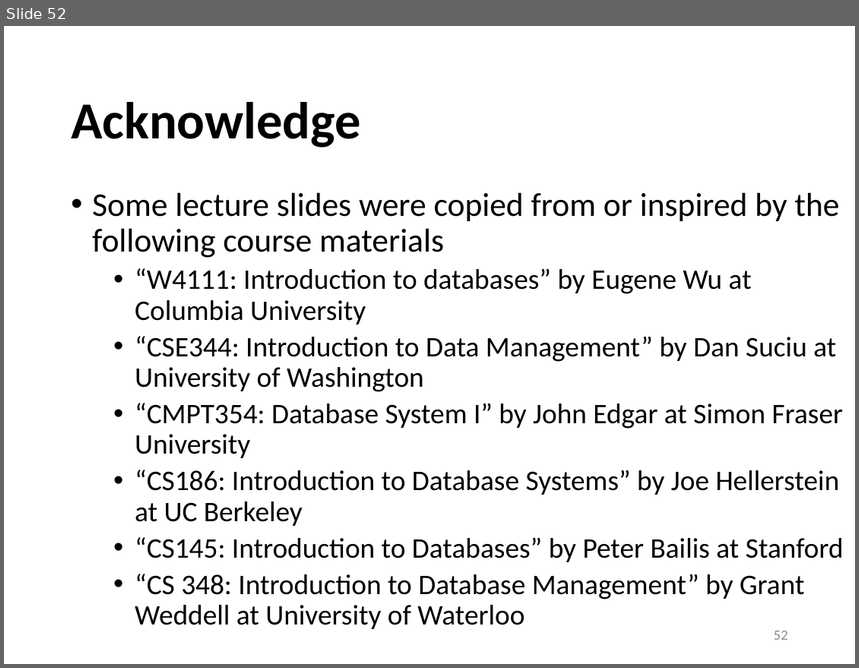
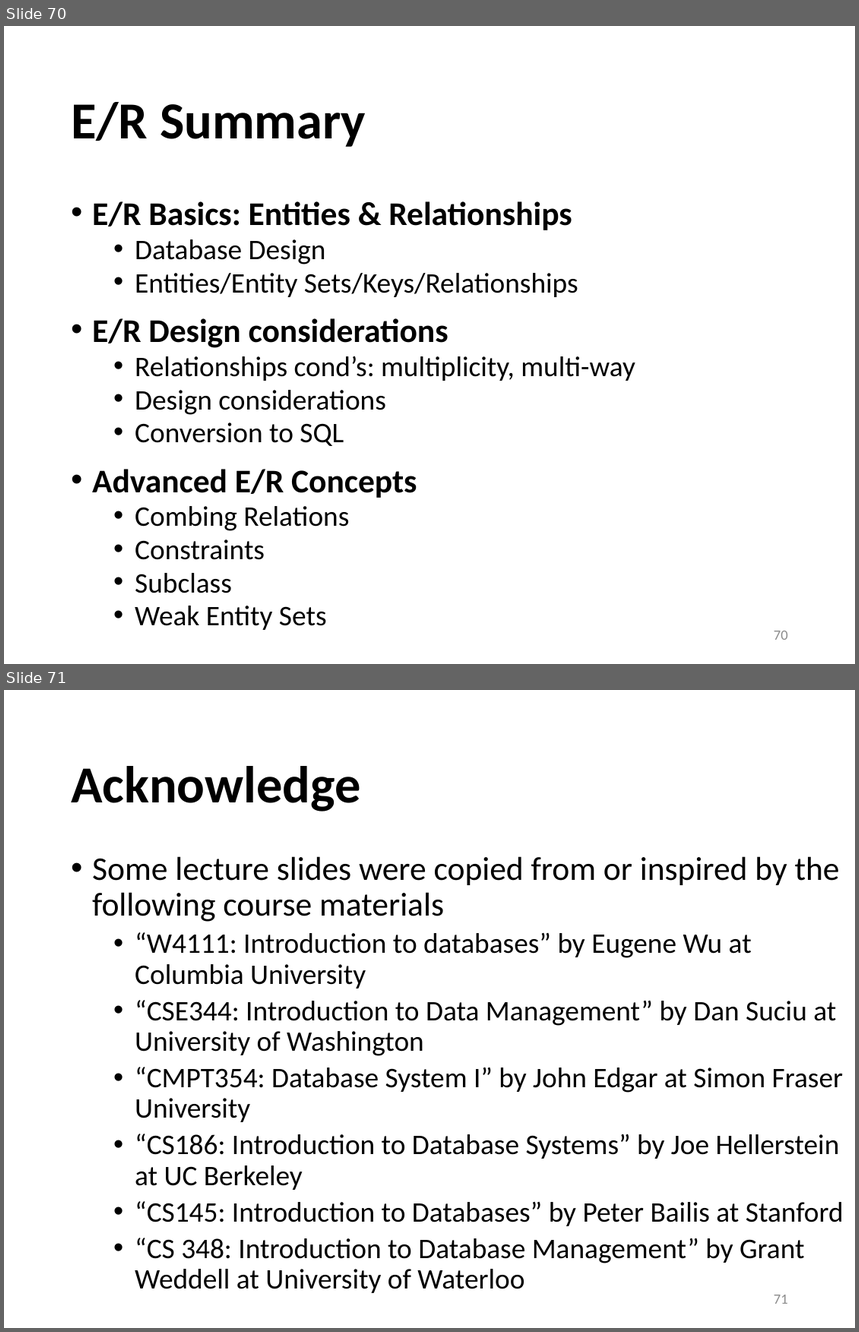
Before and after one commit to sfu-db/cmpt354, a slide deck: Lectures/lec8-er-model.pptx. Shown one above the other, each under a label of ours: slide 52 before the commit, slides 70 and 71 after it. The pictures are 859x668 and 859x1332 pixels, drawn with LibreOffice and Linux fonts; fonts in the diff are those of the drawing. Boxes give left, top, right and bottom in pixels: in the first picture for what was removed or moved away, otherwise in the second. Text is boxed around its words. In the diff, an @@ line names an element or a change of style, - is before the commit and + after.

```diff
--- a/Lectures/lec8-er-model.pptx
+++ b/Lectures/lec8-er-model.pptx
@@ slide 70 added at (4,26,855,664), background #FFFFFF @@
@@ title added at (71,102,366,147), 44 pt, text #000000, bold @@
+E/R Summary
@@ text added at (92,202,636,630), 24 pt, text #000000 @@
+• E/R Basics: Entities & Relationships
+  • Database Design
+  • Entities/Entity Sets/Keys/Relationships
+• E/R Design considerations
+  • Relationships cond’s: multiplicity, multi-way
+  • Design considerations
+  • Conversion to SQL
+• Advanced E/R Concepts
+  • Combing Relations
+  • Constraints
+  • Subclass
+  • Weak Entity Sets
@@ page number added at (774,631,788,640), 12 pt, text #8C8C8C @@
+70
@@ what was slide 52 is now slide 71 @@
@@ page number at (774,1295,788,1304): text changed @@
-52
+71
```
Also in this commit, not shown: 2 slides changed, 18 other slides added, 1 other file.
